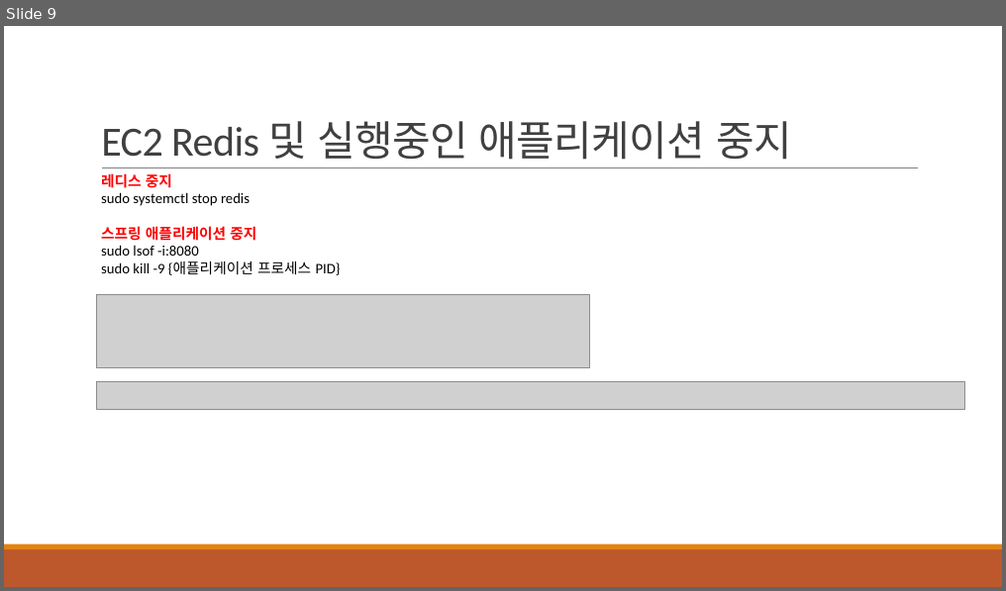
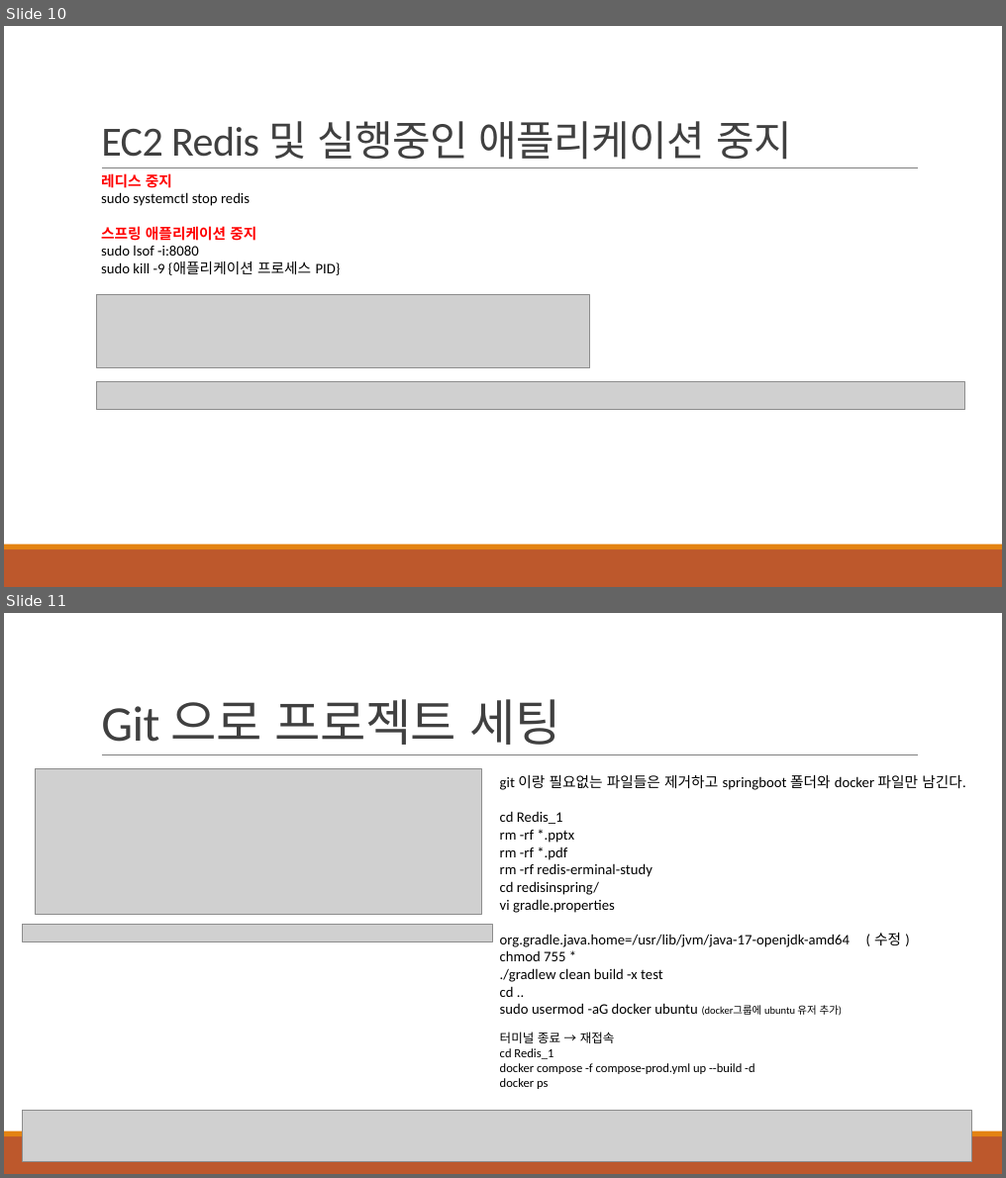
Before and after one commit to khb3025/study-redis-1, a slide deck: 6. Redis, SpringBoot Docker Compose.pptx. Shown one above the other, each under a label of ours: slide 9 before the commit, slides 10 and 11 after it. The pictures are 1006x591 and 1006x1178 pixels, drawn with LibreOffice and Linux fonts; fonts in the diff are those of the drawing; grey boxes stand for pictures. Boxes give left, top, right and bottom in pixels: in the first picture for what was removed or moved away, otherwise in the second. Text is boxed around its words. In the diff, an @@ line names an element or a change of style, - is before the commit and + after.

```diff
--- a/6. Redis, SpringBoot Docker Compose.pptx
+++ b/6. Redis, SpringBoot Docker Compose.pptx
@@ slide 11 added at bbox=[4, 613, 1002, 1174], background #FFFFFF; not listed: 3 template elements that a slide beside it also shows @@
@@ title added at bbox=[101, 699, 560, 745], 48 pt, text #404040 @@
+Git 으로 프로젝트 세팅
@@ picture added at bbox=[35, 769, 481, 915] @@
@@ text added at bbox=[500, 775, 965, 1089], 14 pt, text #000000 @@
+git 이랑 필요없는 파일들은 제거하고 springboot 폴더와 docker 파일만 남긴다.
+cd Redis_1
+rm -rf *.pptx
+rm -rf *.pdf
+rm -rf redis-erminal-study
+cd redisinspring/
+vi gradle.properties
+org.gradle.java.home=/usr/lib/jvm/java-17-openjdk-amd64 ( 수정 )
+chmod 755 *
+./gradlew clean build -x test
+cd ..
+sudo usermod -aG docker ubuntu (docker그룹에 ubuntu 유저 추가)
+터미널 종료 → 재접속
+cd Redis_1
+docker compose -f compose-prod.yml up --build -d
+docker ps
@@ picture added at bbox=[22, 924, 492, 942] @@
@@ picture added at bbox=[22, 1111, 972, 1162] @@
@@ what was slide 9 is now slide 10 @@
```
Also in this commit, not shown: 1 slide changed, 2 other slides added, 1 other file.
